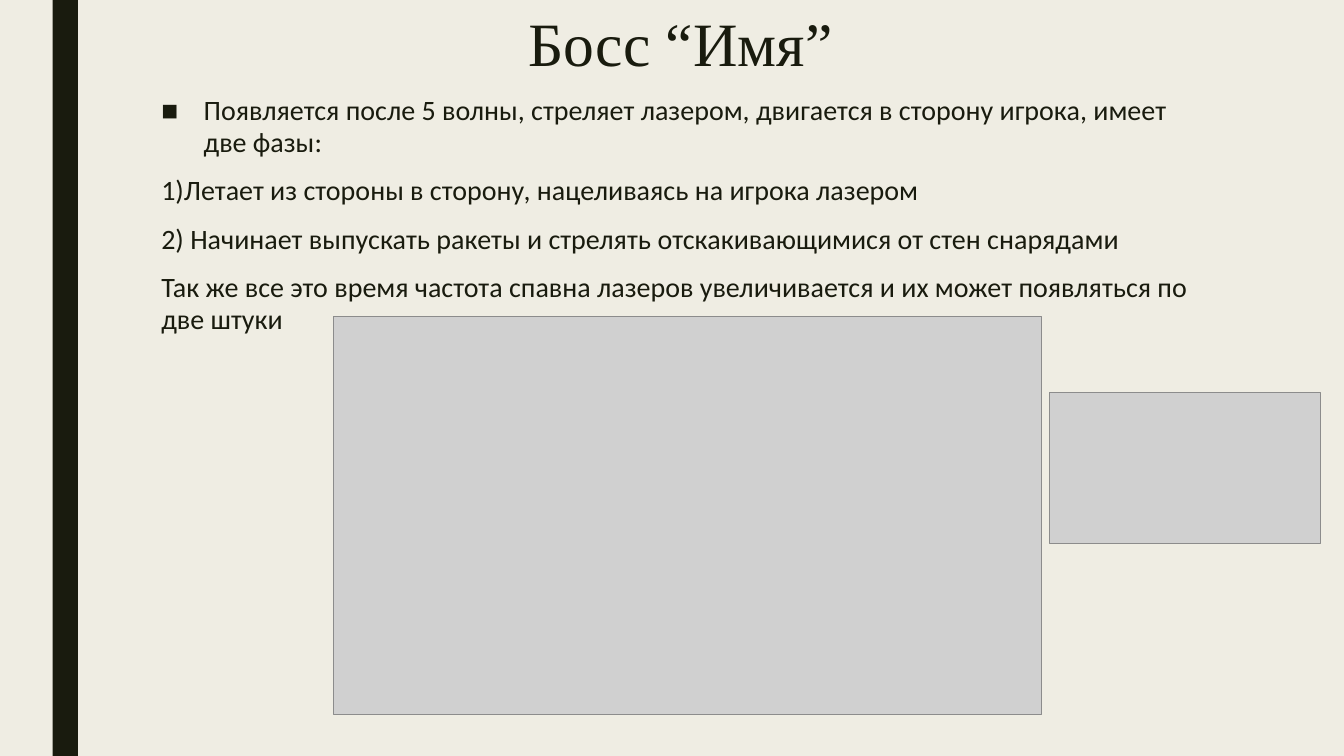
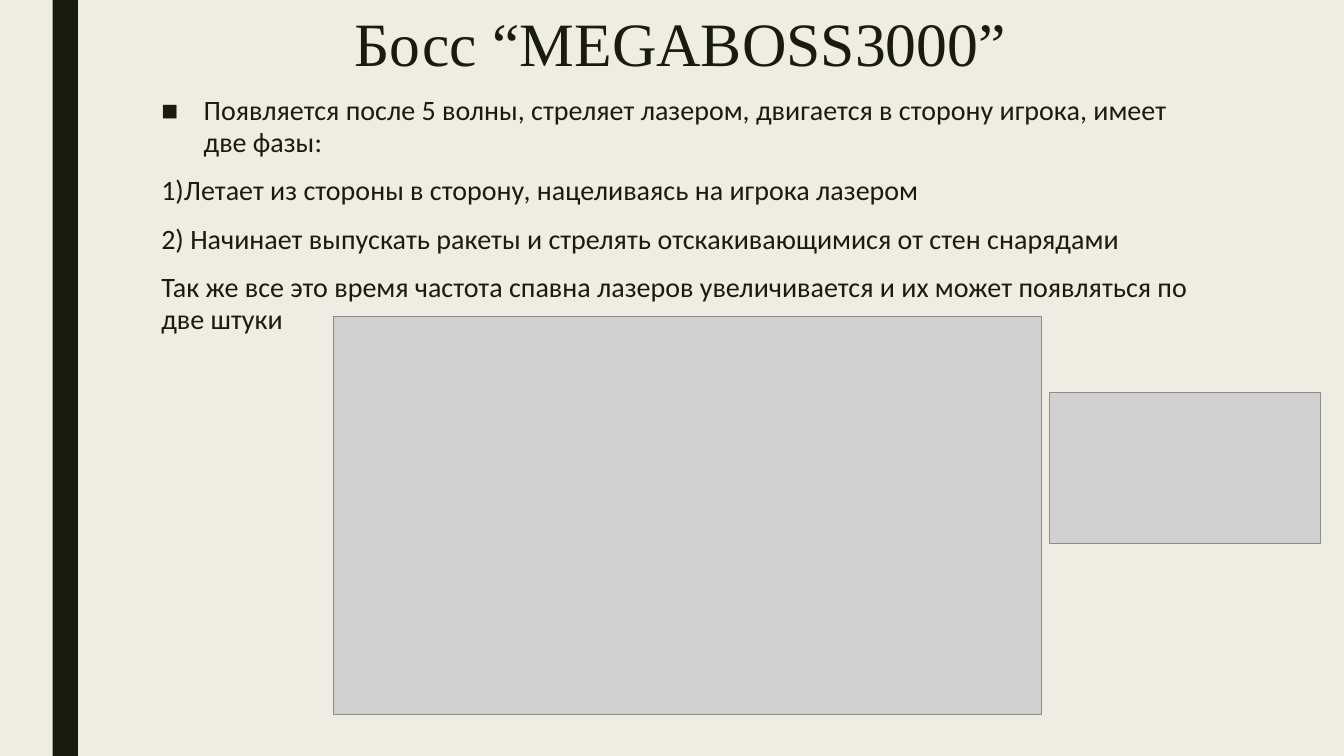
Before and after one commit to t44mas/Space-run, a slide deck: slide 9 of Space-run.pptx. Drawn at 1344x756 pixels with LibreOffice and Linux fonts; fonts in the diff are those of the drawing; grey boxes stand for pictures. Boxes give left, top, right and bottom in pixels: in the first picture for what was removed or moved away, otherwise in the second. Text is boxed around its words. In the diff, an @@ line names an element or a change of style, - is before the commit and + after.

```diff
--- a/Space-run.pptx
+++ b/Space-run.pptx
@@ title at (355, 25, 1005, 67): text changed @@
-Босс “Имя”
+Босс “MEGABOSS3000”
```
Also in this commit, not shown: 4 other slides changed, 1 other file.
